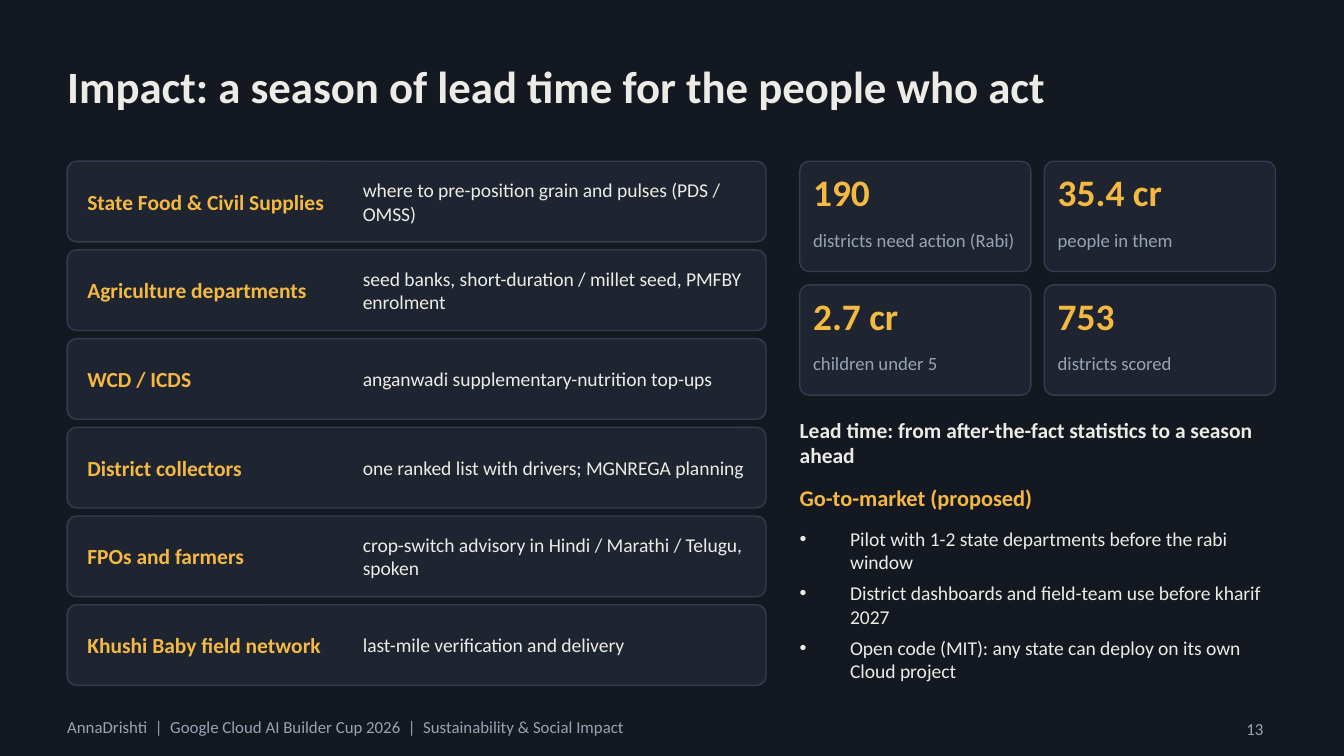
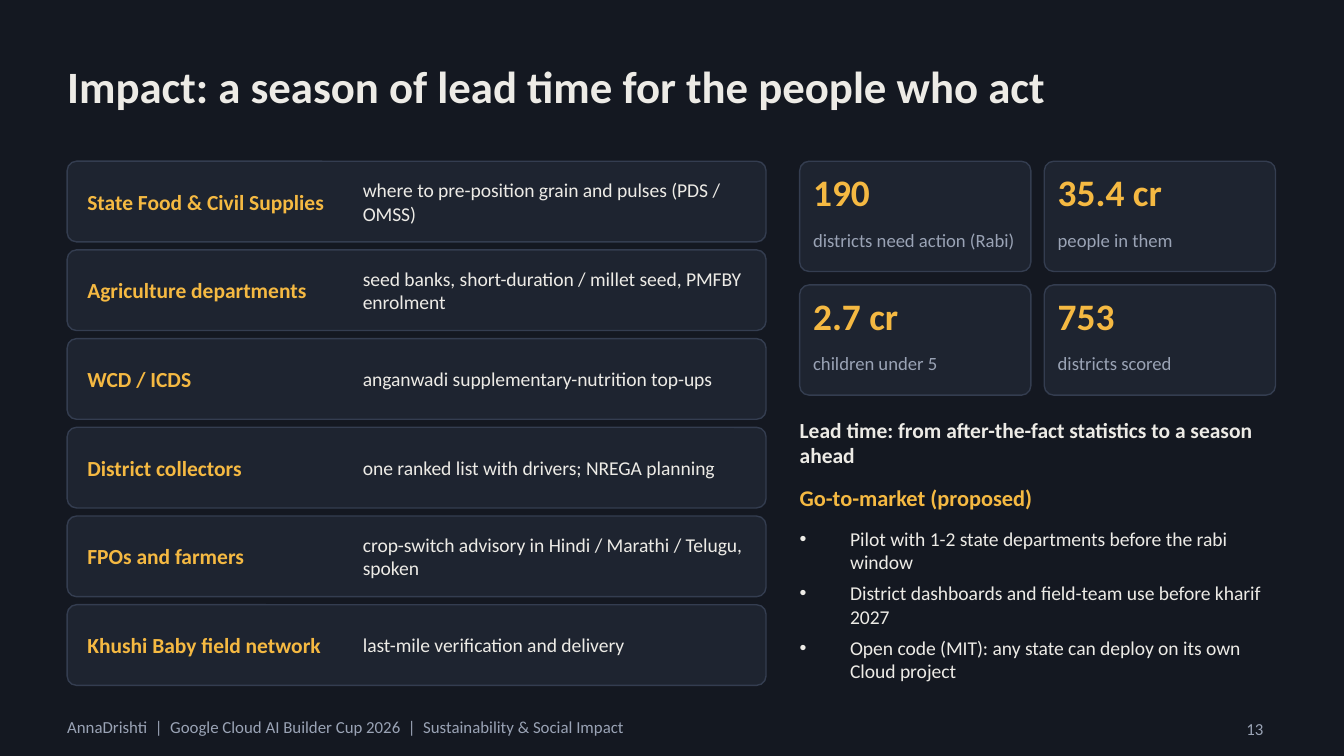
Before and after one commit to mesaketk/annadrishti, a slide deck: slide 13 of docs/AnnaDrishti_deck.pptx. Drawn at 1344x756 pixels with LibreOffice and Linux fonts; fonts in the diff are those of the drawing. Boxes give left, top, right and bottom in pixels: in the first picture for what was removed or moved away, otherwise in the second. Text is boxed around its words. In the diff, an @@ line names an element or a change of style, - is before the commit and + after.

Commit message:
Deck: colour-blind palette screenshots, Vertex wording, NREGA

```diff
--- a/docs/AnnaDrishti_deck.pptx
+++ b/docs/AnnaDrishti_deck.pptx
@@ text at (363, 461, 714, 479): text changed @@
-one ranked list with drivers; MGNREGA planning
+one ranked list with drivers; NREGA planning
```
Also in this commit, not shown: 6 other slides changed, 2 other files.
